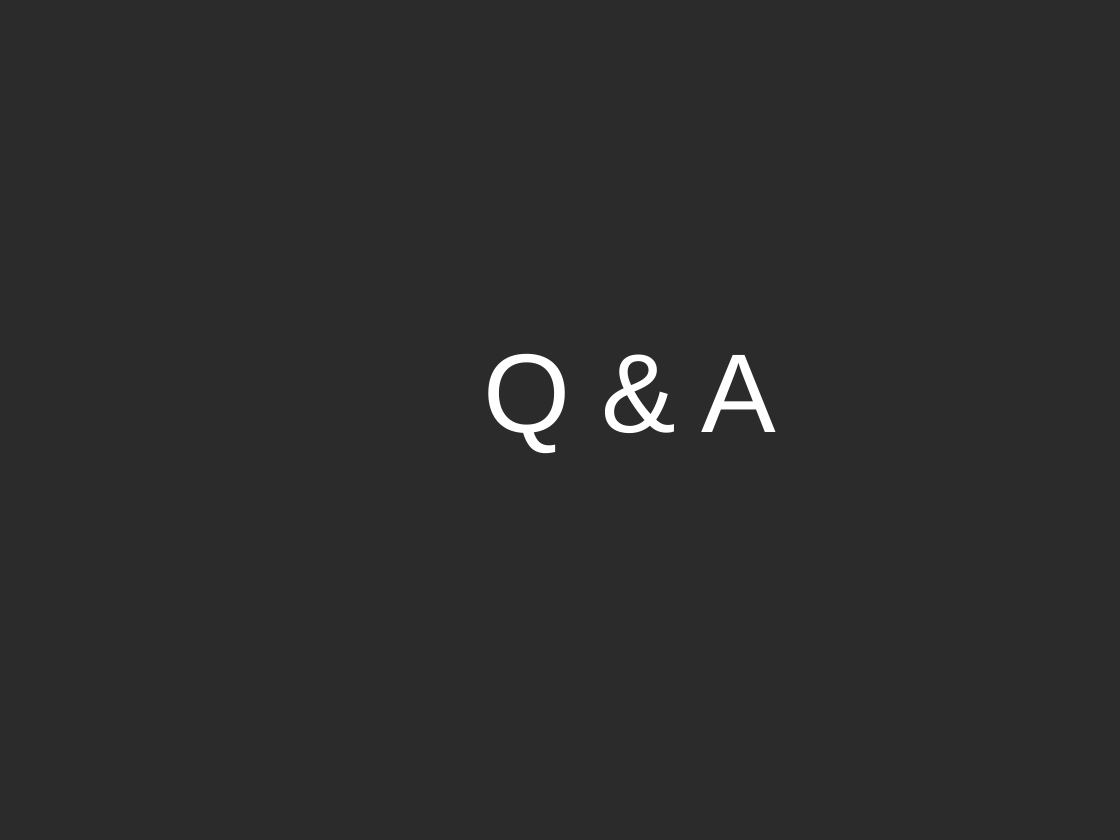
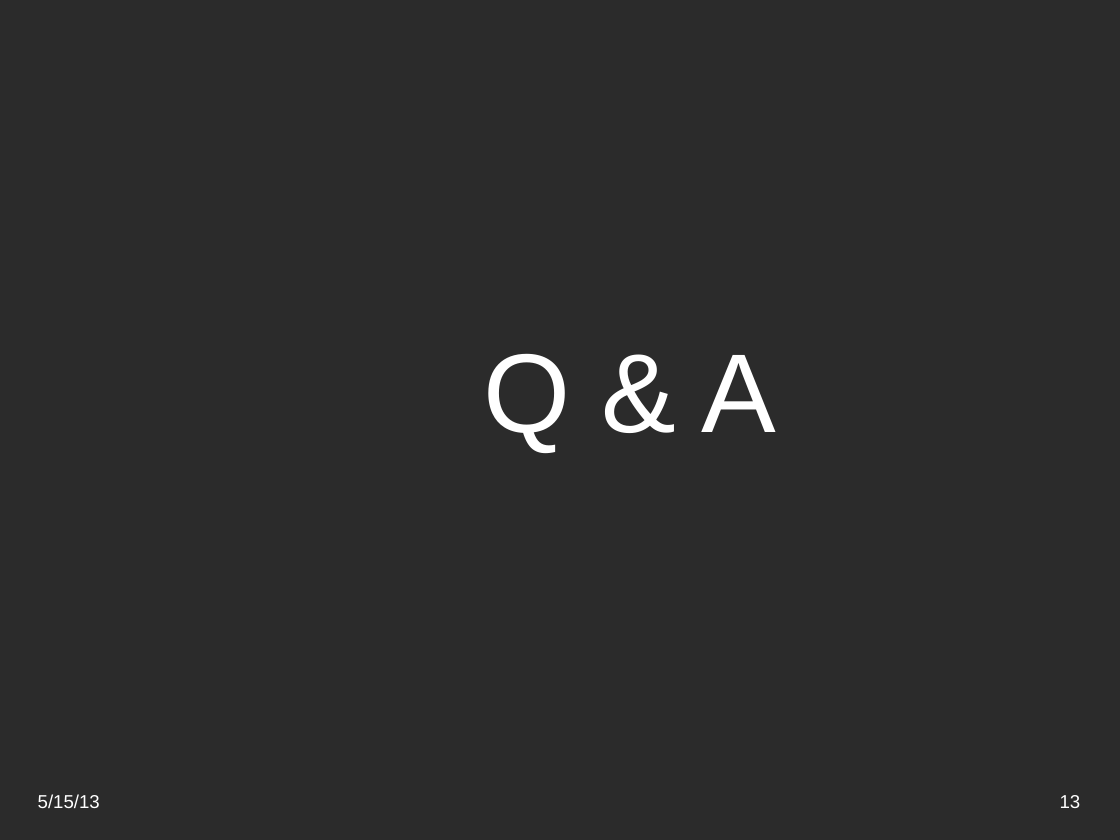
Before and after one commit to darthyoshi/sp2013-csc668-868-group1, a slide deck: slide 13 of trunk/OpenMRSSubmissions/presentation/OpenMRS Presentation.pptx. Drawn at 1120x840 pixels with LibreOffice and Linux fonts; fonts in the diff are those of the drawing; background and template pictures are left out; a plain dark background stands for a picture behind light text. Boxes give left, top, right and bottom in pixels: in the first picture for what was removed or moved away, otherwise in the second. Text is boxed around its words. In the diff, an @@ line names an element or a change of style, - is before the commit and + after.

```diff
--- a/trunk/OpenMRSSubmissions/presentation/OpenMRS Presentation.pptx
+++ b/trunk/OpenMRSSubmissions/presentation/OpenMRS Presentation.pptx
@@ text added at (38,794,100,808), 12 pt, text #FFFFFF @@
+5/15/13
@@ page number added at (1060,795,1081,808), 12 pt, text #FFFFFF @@
+13
```
Also in this commit, not shown: 12 other slides changed.
